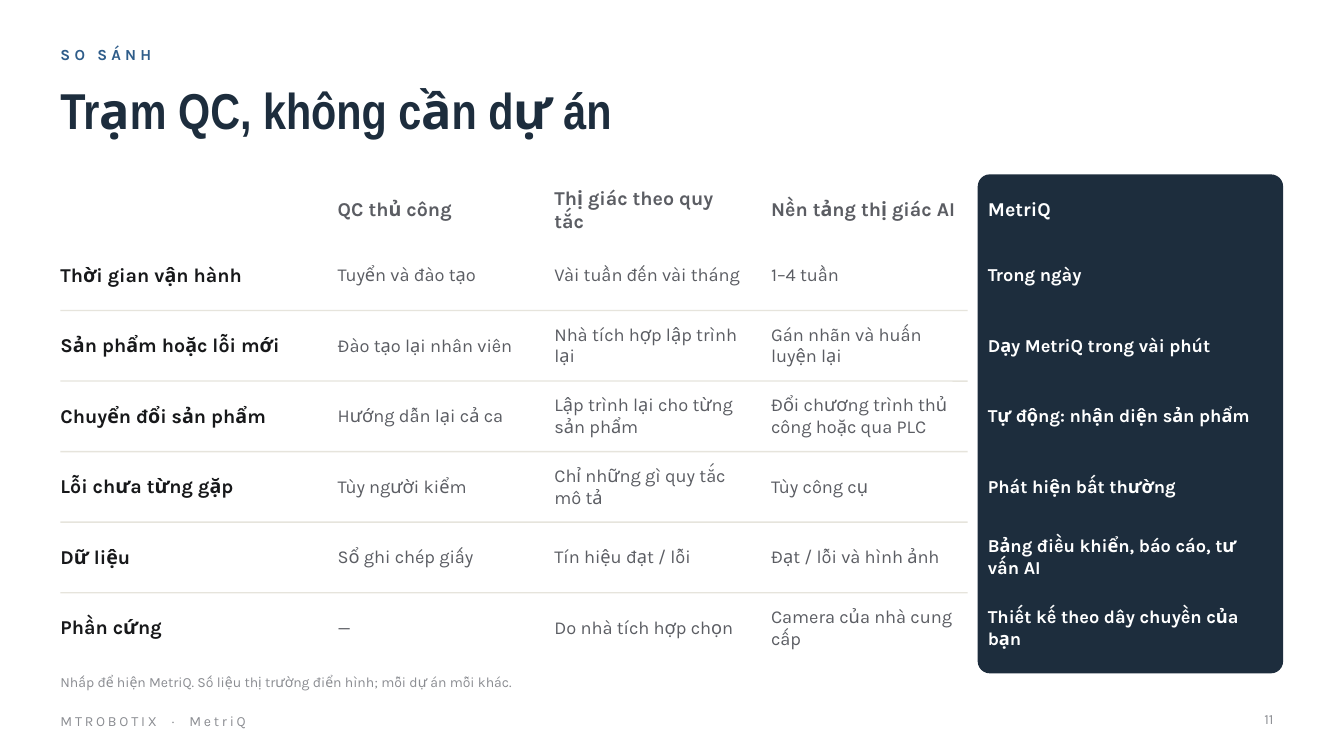
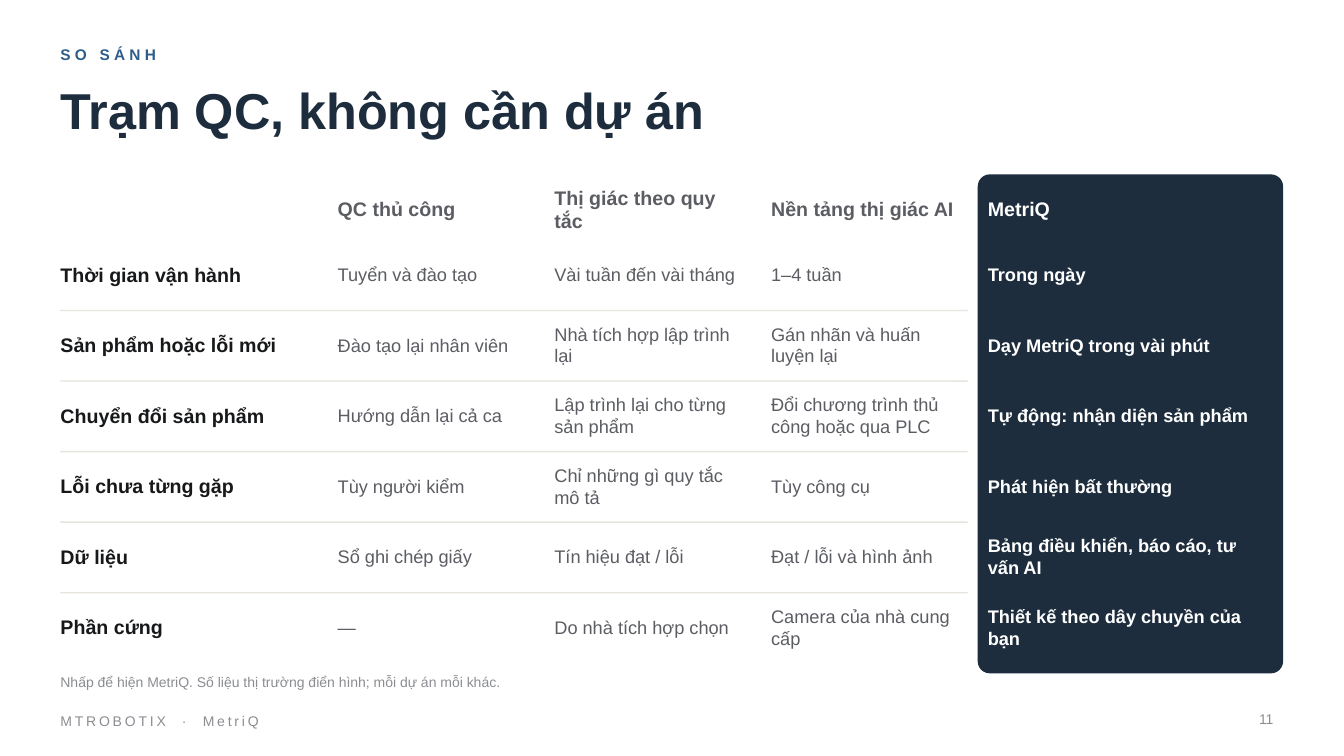
Before and after one commit to MTRobotix/MTR-SOP, a slide deck: slide 11 of content/general/attachments/metriq-pitch-deck-vi.pptx. Drawn at 1344x756 pixels with LibreOffice and Linux fonts; fonts in the diff are those of the drawing. Boxes give left, top, right and bottom in pixels: in the first picture for what was removed or moved away, otherwise in the second. Text is boxed around its words. In the diff, an @@ line names an element or a change of style, - is before the commit and + after.

```diff
--- a/content/general/attachments/metriq-pitch-deck-vi.pptx
+++ b/content/general/attachments/metriq-pitch-deck-vi.pptx
@@ title "Trạm QC, không cần dự ..." at (60,90,704,138): font Arial Narrow to Arial @@
@@ font Karla to Arial in 38 elements at (60,48,156,60), (338,201,455,220), (554,190,716,228), (771,201,954,220), (988,201,1050,220), (60,267,241,286), (338,267,477,285), (554,267,735,285), (771,267,841,281), (988,267,1085,285), (60,337,276,356), (338,338,508,355), (554,327,730,365), (771,327,920,366), (988,338,1209,356), (60,407,264,427), (338,408,502,426), (554,397,726,437), (771,397,938,437), (988,408,1248,426), (60,478,234,497), (338,479,464,497), (554,468,723,504), (771,479,870,497), (988,479,1172,497), (60,549,128,568), (338,549,472,567), (554,549,683,566), (771,549,932,566), (988,538,1236,574), (60,619,163,638), (554,620,728,638), (771,609,949,649), (988,609,1241,649), (60,676,500,690), (1259,714,1273,724), (338,595,524,659), (60,716,259,729) @@
```
Also in this commit, not shown: 12 other slides changed, 1 slide added, 1 slide removed, 4 other files.
